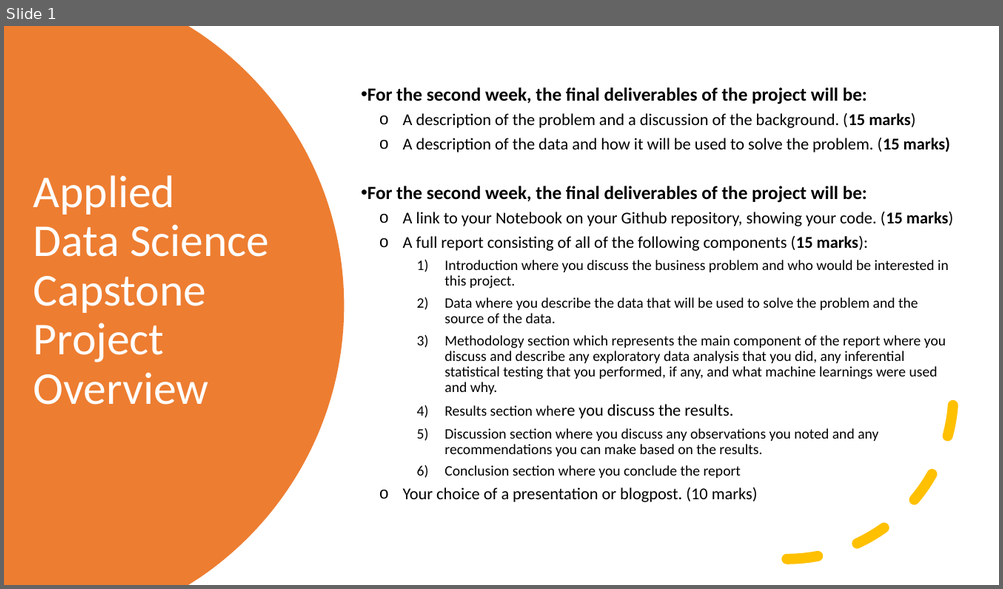
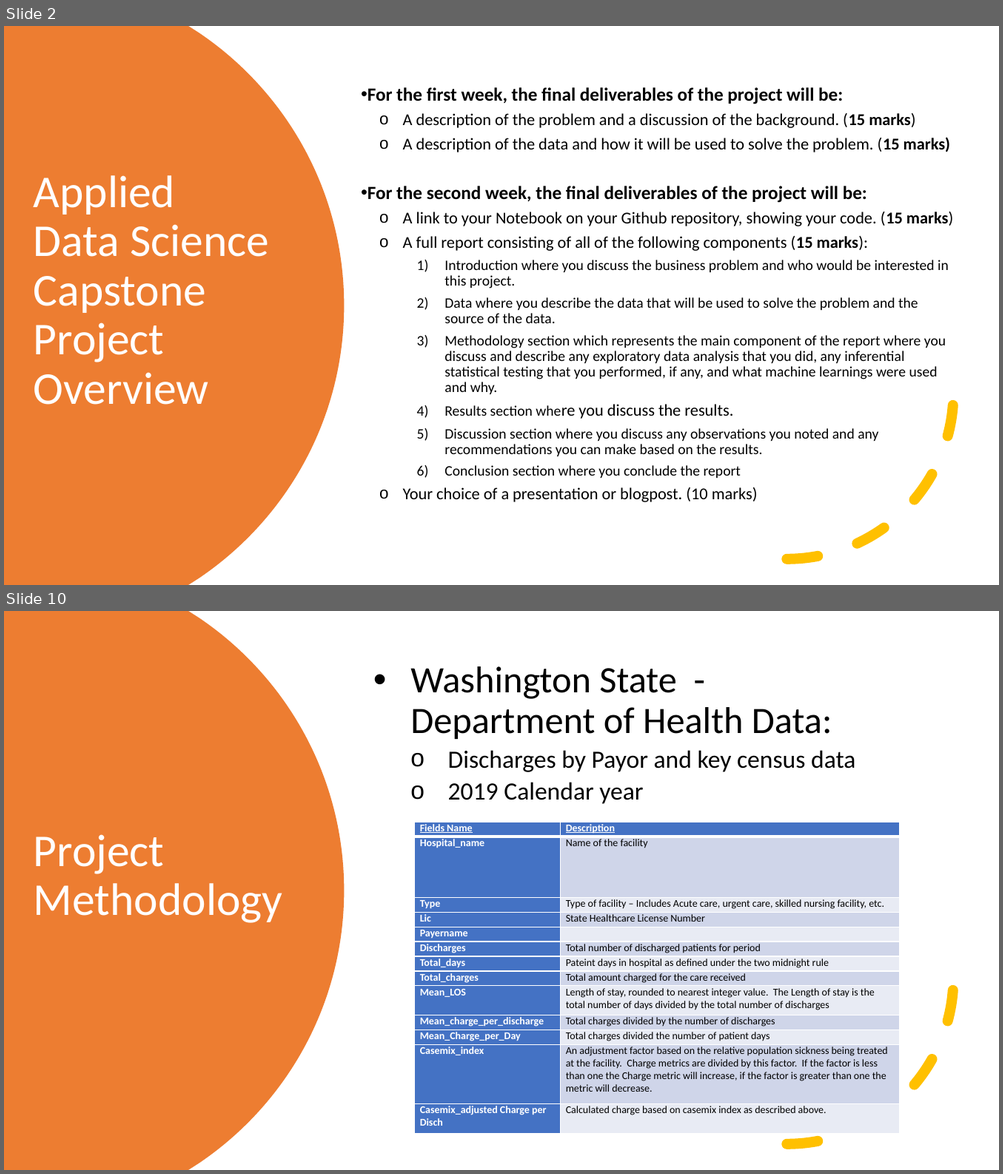
Before and after one commit to nmeljefe/Coursera_IBM_DataScience, a slide deck: IBM_DataScience_Capstone.pptx. Shown one above the other, each under a label of ours: slide 1 before the commit, slides 2 and 10 after it; the slides between them are not shown. The pictures are 1003x589 and 1003x1174 pixels, drawn with LibreOffice and Linux fonts; fonts in the diff are those of the drawing. Boxes give left, top, right and bottom in pixels: in the first picture for what was removed or moved away, otherwise in the second. Text is boxed around its words. In the diff, an @@ line names an element or a change of style, - is before the commit and + after.

Commit message:
Push of final Capstone project materials.

```diff
--- a/IBM_DataScience_Capstone.pptx
+++ b/IBM_DataScience_Capstone.pptx
@@ slide 10 added at bbox=[4, 611, 999, 1170], background #FFFFFF @@
@@ freeform shape added at bbox=[4, 611, 344, 1170], fill #ED7D31 @@
@@ text added at bbox=[410, 667, 855, 804], 24 pt, text #000000 @@
+• Washington State -
+  Department of Health Data:
+  o Discharges by Payor and key census data
+  o 2019 Calendar year
@@ table added at bbox=[415, 822, 899, 1134], 13 rows, 2 columns @@
+Fields Name | Description
+Hospital_name | Name of the facility
+Type | Type of facility – Includes Acute care, urgent care, skilled nursing facility, etc.
+Lic | State Healthcare License Number
+Payername | 
+Discharges | Total number of discharged patients for period
+Total_days | Pateint days in hospital as defined under the two midnight rule
+Total_charges | Total amount charged for the care received
+Mean_LOS | Length of stay, rounded to nearest integer value. The Length of stay is the total number of days divided by the total number of discharges
+Mean_charge_per_discharge | Total charges divided by the number of discharges
+Mean_Charge_per_Day | Total charges divided the number of patient days
+Casemix_index | An adjustment factor based on the relative population sickness being treated at the facility. Charge metrics are divided by this factor. If the factor is less than one the Charge metric will increase, if the factor is greater than one the metric will decrease.
+Casemix_adjusted Charge per Disch | Calculated charge based on casemix index as described above.
@@ arc (boxed as its full ellipse) added at bbox=[620, 812, 954, 1145], outline #FFC000 10 pt dashed @@
@@ title added at bbox=[34, 834, 283, 923], 44 pt, text #FFFFFF @@
+Project Methodology
@@ what was slide 1 is now slide 2 @@
@@ slide 2 changed as well @@
@@ text at bbox=[367, 87, 842, 104]: text changed @@
-• For the second week, the final deliverables of the project will be:
+• For the first week, the final deliverables of the project will be:
```
Also in this commit, not shown: 2 other slides changed, 11 other slides added, 1 slide removed, 1 other file.
